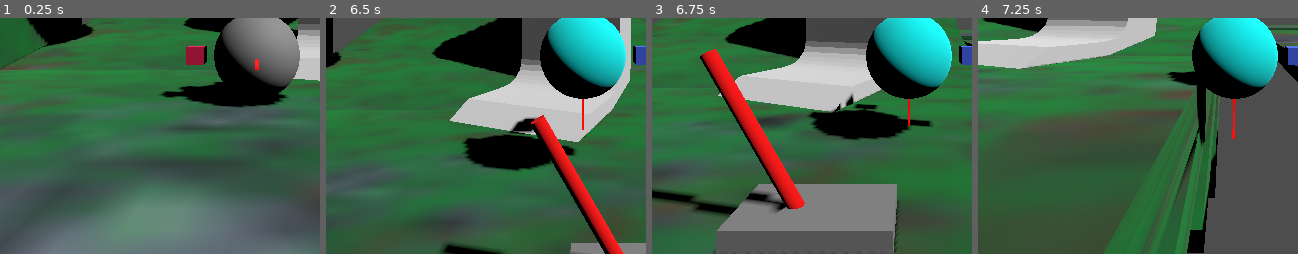
Above: before the commit, frames 1-4 (left to right).
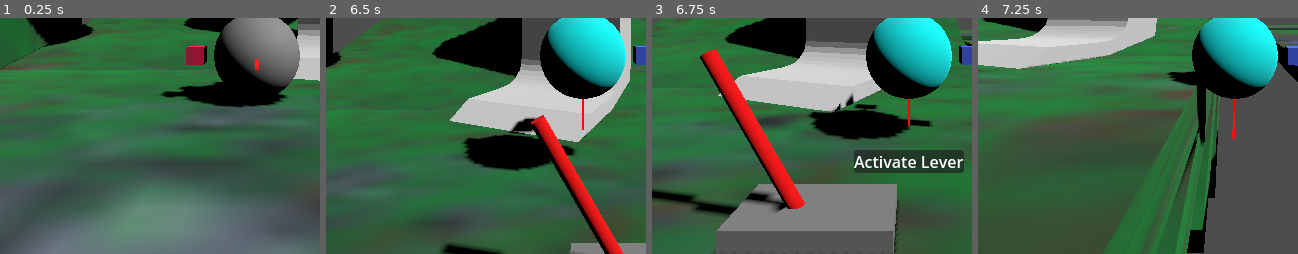
Above: after the commit, the same moments.

Repository: LettucePie/druid
Game: Godot game, scene res://playscenes/play_0.tscn
Same seed, same stepped clock (60 frames per second), same inputs: the game is played once before the commit and once after it.
Inputs:
- Up to frame 1 (0.25 s): no input
- Up to frame 2 (6.5 s): tap Enter (ui_accept) at 0.5 s; hold W (move_up) 0.53-2.03 s; tap , (interact) at 0.6, 1.55, 2.3, 3.05, 3.8, 4.55, 5.1, 6.05 s; tap Space (jump) at 0.77, 1.52, 3.02, 3.77, 4.52, 6.02 s; tap K (cam_down) at 1.35 s; hold A (move_left) 2.03-3.53 s; tap J (cam_left) at 2.1 s; tap L (cam_right) at 2.85 s; hold S (move_down) 3.53-4.28 s; tap I (cam_up) at 3.6 s; hold D (move_right) 4.28-5.03 s; tap Q (form_switcher) at 4.35 s; hold W (move_up) 5.03-5.78 s; hold D (move_right) from 5.78 s (still down); tap M (special) at 5.85 s
- Up to frame 3 (6.75 s): keep holding D (move_right); tap , (interact) at 6.6 s
- Up to frame 4 (7.25 s): keep holding D (move_right); tap Space (jump) at 6.77 s
The pictures show only the part of the screen within x 10-60%, y 50-100%; the shares and areas given below are measured in that part.

Frames 1-2 are identical in both runs. In frame 3, 3.3% of the frame differs, in the area x 63-98%, y 55-66%; in frame 4, nothing differs.

Commit message:
added gui popup for interacting

Diff:
--- a/core/interactables/interactable.gd
+++ b/core/interactables/interactable.gd
@@ -10,6 +10,7 @@
 @export var interactable_type : Interact_Type
 @export var player_only : bool = true
 @export var start_active : bool = false
+@export var interact_message : String = ""
 @export var directs_animations : bool = false
 @export var animation_players : Array[AnimationPlayer]
 @export var active_anim : String = "activate"
@@ -25,6 +26,22 @@
 	if start_active:
 		activated = true
 		emit_signal("activate")
+
+
+func interactive_message() -> String:
+	if interact_message == "":
+		var new_message = ""
+		if interactable_type == Interact_Type.LEVER:
+			if activated:
+				new_message = "Disable Lever"
+			else:
+				new_message = "Activate Lever"
+		elif interactable_type == Interact_Type.BUTTON:
+			if !activated:
+				new_message = "Press Button"
+		return new_message
+	else:
+		return interact_message
 
 
 func call_activate():
--- a/core/player.gd
+++ b/core/player.gd
@@ -5,6 +5,7 @@
 ## Signals
 signal request_form_wheel()
 signal report_current_form(form)
+signal report_interactive_popup(message)
 signal request_cam_movement(direction)
 
 
@@ -408,9 +409,17 @@
 
 	## Check if multiple are in area, if so set nearest.
 	if nearby_interactables.size() > 1:
+		var before_search = nearest_interactable
 		find_nearest_interactable()
+		if nearest_interactable != before_search:
+			emit_signal(
+				"report_interactive_popup",
+				nearest_interactable.interactive_message())
 	else:
 		nearest_interactable = interactable
+		emit_signal(
+			"report_interactive_popup",
+			nearest_interactable.interactive_message())
 
 
 func out_of_range_interactable(interactable : Interactable):
@@ -418,10 +427,14 @@
 		nearby_interactables.erase(interactable)
 	if nearby_interactables.size() > 1:
 		find_nearest_interactable()
-	else:
+	elif nearby_interactables.size() == 1:
 		nearest_interactable = nearby_interactables.front()
-	if nearby_interactables.size() == 0:
+		emit_signal(
+			"report_interactive_popup",
+			nearest_interactable.interactive_message())
+	elif nearby_interactables.size() == 0:
 		nearest_interactable = null
+		emit_signal("report_interactive_popup", "")
 
 
 func _input(event):
--- a/playscenes/play_setup.gd
+++ b/playscenes/play_setup.gd
@@ -4,7 +4,7 @@
 
 ## Core Variables
 @export var stage : Stage
-@export var gui : Control
+@export var gui : Gui
 var player : Player
 
 
@@ -27,6 +27,7 @@
 
 func connect_core() -> bool:
 	player.connect("report_current_form", gui.set_current_form)
+	player.connect("report_interactive_popup", gui.set_current_popup)
 	return true
 
 
--- a/ui/gui.gd
+++ b/ui/gui.gd
@@ -1,7 +1,9 @@
 extends Control
 
+class_name Gui
 
 var current_form : String = "Human"
+var current_popup : String = ""
 
 
 func set_current_form(new_form : String):
@@ -9,5 +11,15 @@
 	update_info()
 
 
+func set_current_popup(popup : String):
+	current_popup = popup
+	update_info()
+
+
 func update_info():
-	$PanelContainer/current_form.text = "Current Form: " + current_form
+	$current_form_panel/current_form.text = "Current Form: " + current_form
+	if current_popup == "":
+		$popup_control.hide()
+	else:
+		$popup_control.show()
+		$popup_control/popup_label.text = current_popup
--- a/ui/gui.tscn
+++ b/ui/gui.tscn
@@ -11,15 +11,32 @@
 grow_vertical = 2
 script = ExtResource("1_1pmre")
 
-[node name="PanelContainer" type="PanelContainer" parent="."]
+[node name="current_form_panel" type="PanelContainer" parent="."]
 layout_mode = 1
 anchors_preset = 10
 anchor_right = 1.0
 offset_bottom = 36.0
 grow_horizontal = 2
 
-[node name="current_form" type="Label" parent="PanelContainer"]
+[node name="current_form" type="Label" parent="current_form_panel"]
 layout_mode = 2
 text = "Current Form : "
 horizontal_alignment = 1
 vertical_alignment = 1
+
+[node name="popup_control" type="PanelContainer" parent="."]
+layout_mode = 1
+anchors_preset = -1
+anchor_left = 0.5
+anchor_top = 0.803
+anchor_right = 0.5
+anchor_bottom = 0.803
+offset_left = -10.0
+offset_top = -10.0
+offset_right = 10.0
+offset_bottom = 10.0
+grow_horizontal = 2
+grow_vertical = 2
+
+[node name="popup_label" type="Label" parent="popup_control"]
+layout_mode = 2
